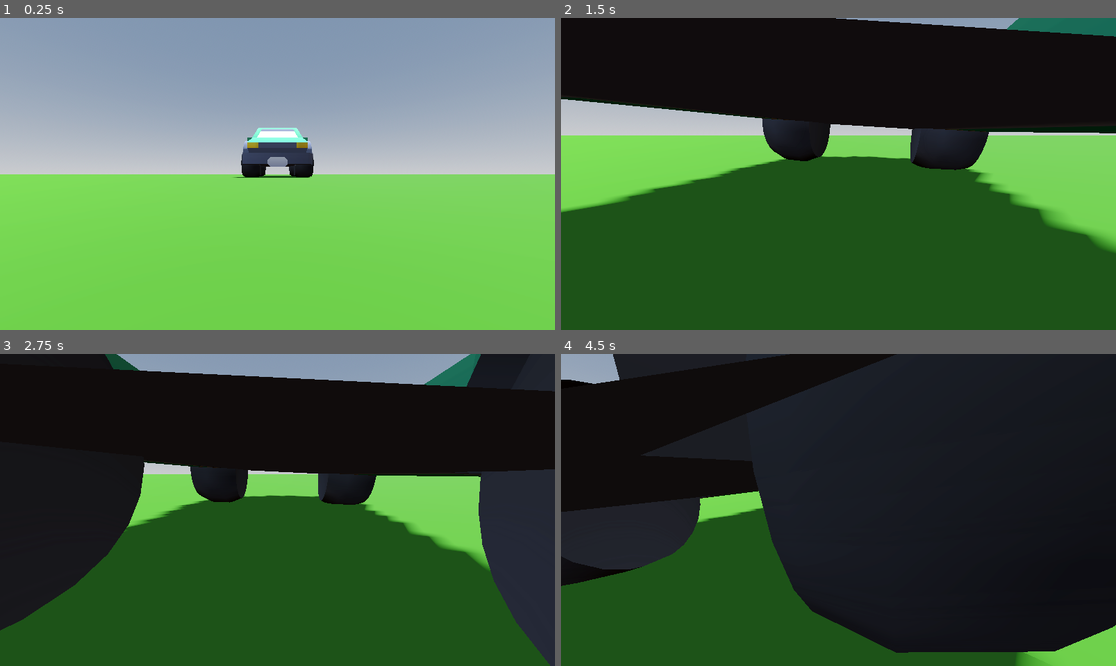
Above: before the commit, frames 1-4 (two rows, left to right).
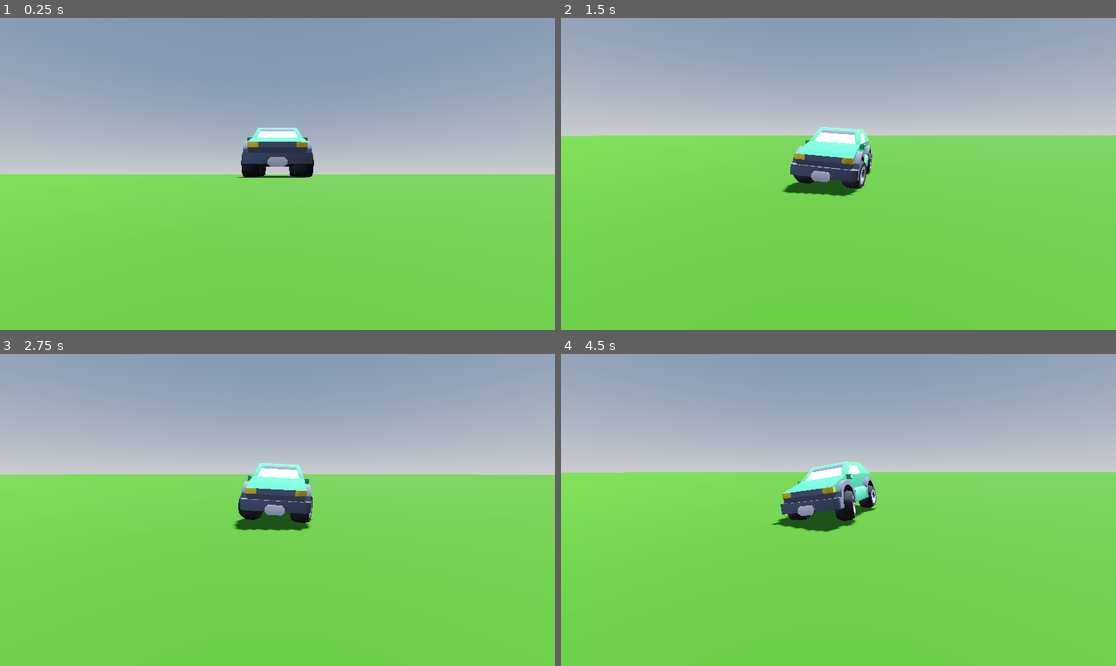
Above: after the commit, the same moments.

Repository: SaltyCookiez/DrivingSimEE
Game: Godot game, scene res://world.tscn
The game is run twice, just before and just after one commit, with the same random seed, the same clock (stepped at 60 frames per second) and the same inputs.
Inputs (mouse positions are in pixels of both pictures, inside the frame that each line leads up to):
- Up to frame 1 (0.25 s): no input
- Up to frame 2 (1.5 s): tap Enter at 0.5 s; move the mouse to (866, 174) at 0.52 s; hold D (Right) 0.53-1.28 s; hold W (Gas) 0.53-1.28 s; move the mouse to (810, 174) at 1.27 s; hold S (Brake) from 1.28 s (still down); tap W (Gas) at 1.35 s
- Up to frame 3 (2.75 s): move the mouse to (288, 503) at 2.02 s; release S (Brake) at 2.03 s; hold D (Right) from 2.03 s (still down); hold W (Gas) from 2.03 s (still down)
- Up to frame 4 (4.5 s): move the mouse to (832, 516) at 2.77 s; release W (Gas) at 2.78 s; tap W (Gas) at 2.85, 4.35 s; move the mouse to (877, 513) at 3.52 s; release D (Right) at 3.53 s; hold W (Gas) 3.53-4.28 s; hold A (Left) from 3.53 s (still down); move the mouse to (794, 506) at 4.27 s

The runs differ from the first frame. In frame 1, less than 0.1% of the frame differs, in the area x 42-57%, y 38-52%; in frame 2, 83%; in frame 3, 90%; in frame 4, 97%, in the area x 0-100%, y 0-100%.

Commit message:
Fixed camera bug

Diff:
--- a/driving-sim-ee/vehicle_body_3d.tscn
+++ b/driving-sim-ee/vehicle_body_3d.tscn
@@ -196,7 +196,7 @@
 albedo_texture = ExtResource("1_x31a8")
 
 [sub_resource type="BoxShape3D" id="BoxShape3D_x31a8"]
-size = Vector3(1.0967407, 0.57401276, 1.094986)
+size = Vector3(1.0967407, 0.53505325, 1.094986)
 
 [node name="VehicleBody3D" type="VehicleBody3D"]
 mass = 800.0
@@ -275,15 +275,20 @@
 surface_material_override/0 = SubResource("StandardMaterial3D_d41w2")
 
 [node name="CollisionShape3D" type="CollisionShape3D" parent="."]
-transform = Transform3D(1, 0, 0, 0, 1, 0, 0, 0, 1, 0.00065431, 0.75370115, -0.5686517)
+transform = Transform3D(1, 0, 0, 0, 1, 0, 0, 0, 1, 0.00065431, 0.71659905, -0.5686517)
 shape = SubResource("BoxShape3D_x31a8")
+debug_fill = false
 
 [node name="CollisionShape3D2" type="CollisionShape3D" parent="."]
 transform = Transform3D(1, 0, 0, 0, 1, 0, 0, 0, 1, 0.00065431, 0.4977293, 0.73411417)
 shape = SubResource("BoxShape3D_x31a8")
+debug_fill = false
 
 [node name="CamArm" type="SpringArm3D" parent="."]
+transform = Transform3D(1, 0, 0, 0, 1, 0, 0, 0, 1, 0, 0.5, 0)
+collision_mask = 0
 spring_length = 5.0
 script = ExtResource("3_d41w2")
 
 [node name="Camera3D" type="Camera3D" parent="CamArm"]
+transform = Transform3D(1, 0, 0, 0, 1, 0, 0, 0, 1, 0, 0.5, 0)
--- a/driving-sim-ee/world.tscn
+++ b/driving-sim-ee/world.tscn
@@ -37,4 +37,4 @@
 material = SubResource("StandardMaterial3D_tlwt5")
 
 [node name="VehicleBody3D" parent="." instance=ExtResource("1_f3sb7")]
-transform = Transform3D(1, 0, 0, 0, 1, 0, 0, 0, 1, -5.520561, 0.5000019, 13.957907)
+transform = Transform3D(1, 0, 0, 0, 1, 0, 0, 0, 1, -5.520561, 0.5968126, 13.957907)
